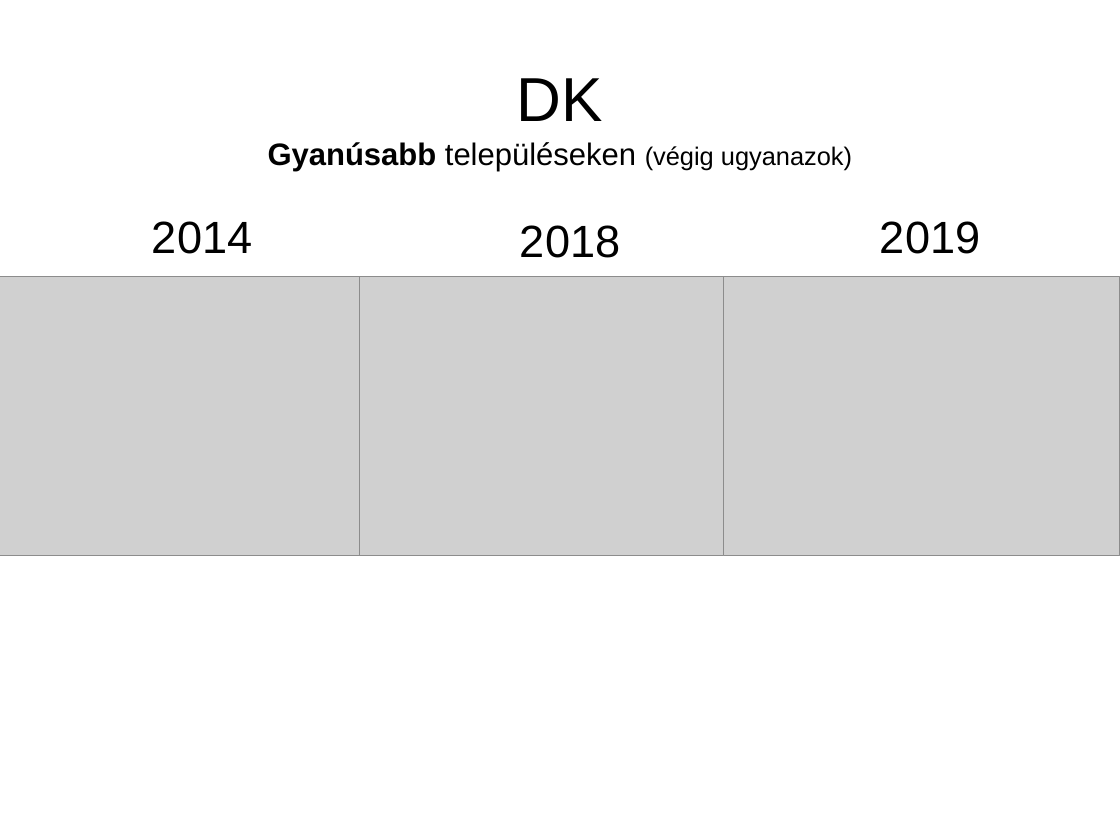
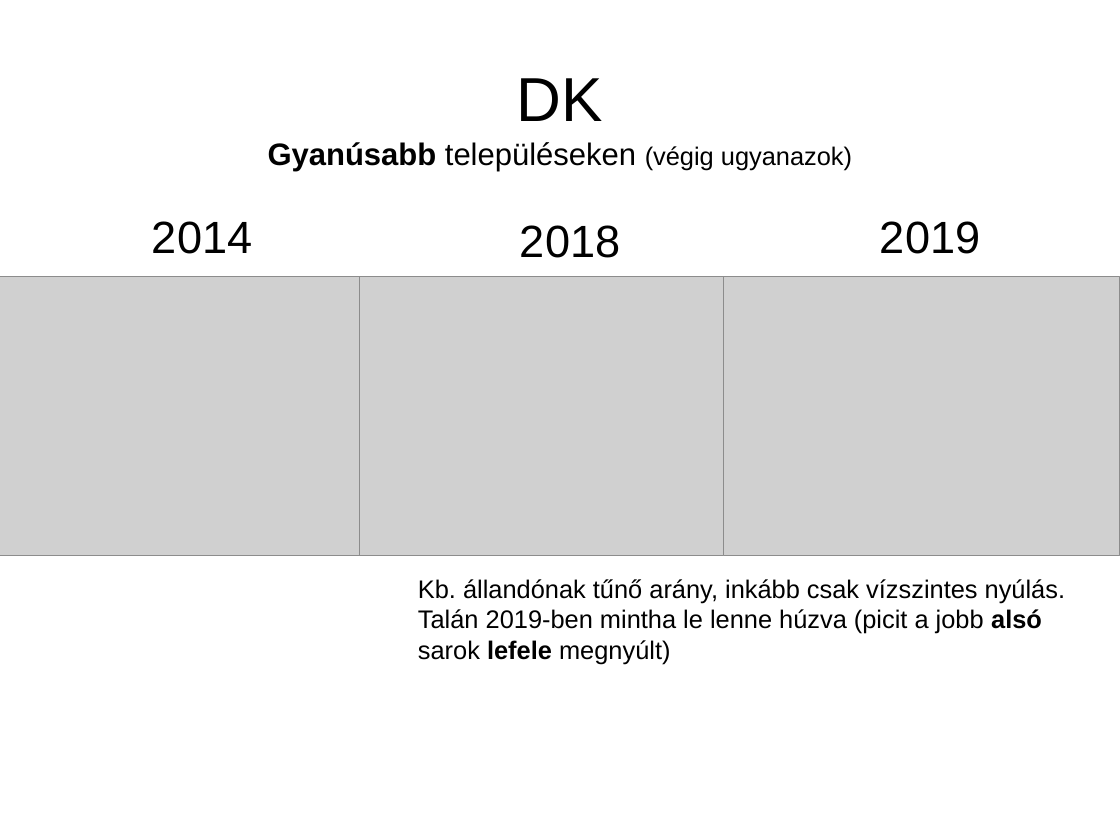
Before and after one commit to brezniczky/ep_elections_2019_hun, a slide deck: slide 21 of slides/hun/slides.odp. Drawn at 1120x840 pixels with LibreOffice and Linux fonts; fonts in the diff are those of the drawing; grey boxes stand for pictures. Boxes give left, top, right and bottom in pixels: in the first picture for what was removed or moved away, otherwise in the second. Text is boxed around its words. In the diff, an @@ line names an element or a change of style, - is before the commit and + after.

```diff
--- a/slides/hun/slides.odp
+++ b/slides/hun/slides.odp
@@ text added at (x1=418, y1=579, x2=1065, y2=664), 18 pt, text #000000 @@
+Kb. állandónak tűnő arány, inkább csak vízszintes nyúlás. Talán 2019-ben mintha le lenne húzva (picit a jobb alsó sarok lefele megnyúlt)
```
Also in this commit, not shown: 24 other slides changed, 3 slides added.
